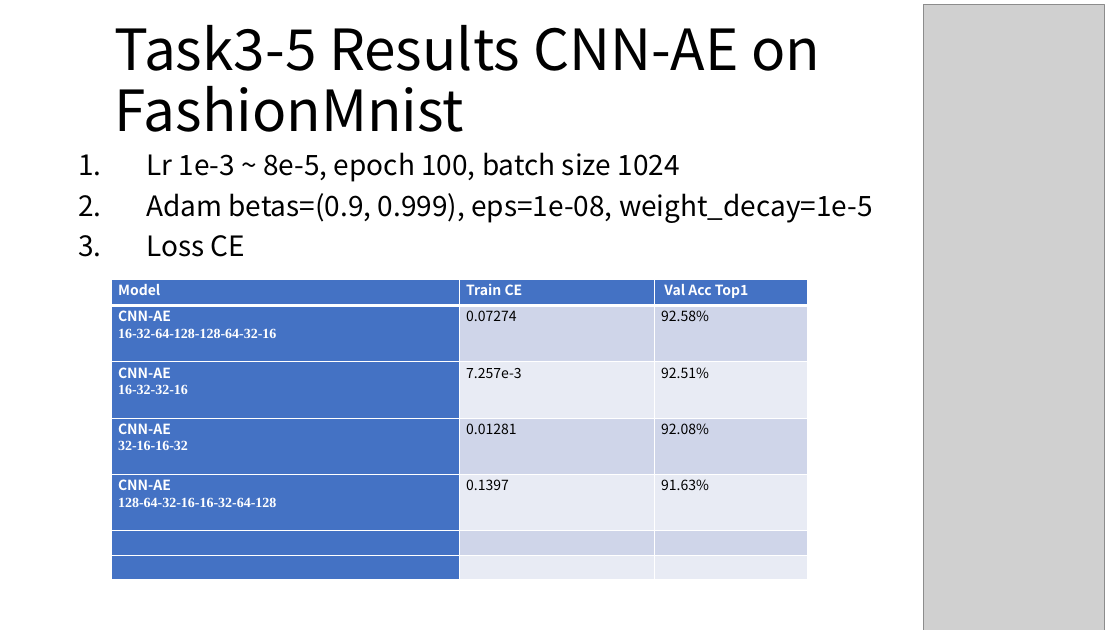
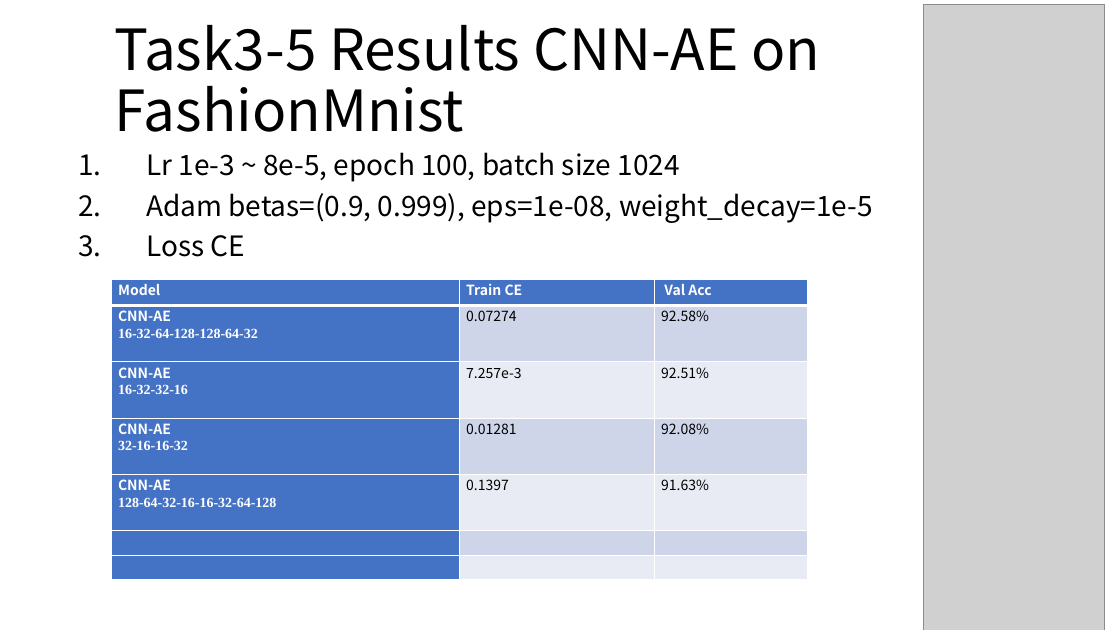
Before and after one commit to yanren1/DLFCCP_Task3, a slide deck: slide 15 of ties4911-task03-YanrenQu.pptx. Drawn at 1120x630 pixels with LibreOffice and Linux fonts; fonts in the diff are those of the drawing; grey boxes stand for pictures. Boxes give left, top, right and bottom in pixels: in the first picture for what was removed or moved away, otherwise in the second. Text is boxed around its words. In the diff, an @@ line names an element or a change of style, - is before the commit and + after.

```diff
--- a/ties4911-task03-YanrenQu.pptx
+++ b/ties4911-task03-YanrenQu.pptx
@@ table at (112,280,807,557) @@
-row 1, column 3: Val Acc Top1
+row 1, column 3: Val Acc
-row 2, column 1: CNN-AE / 16-32-64-128-128-64-32-16
+row 2, column 1: CNN-AE / 16-32-64-128-128-64-32
```
Also in this commit, not shown: 5 other slides changed, 3 other files.
